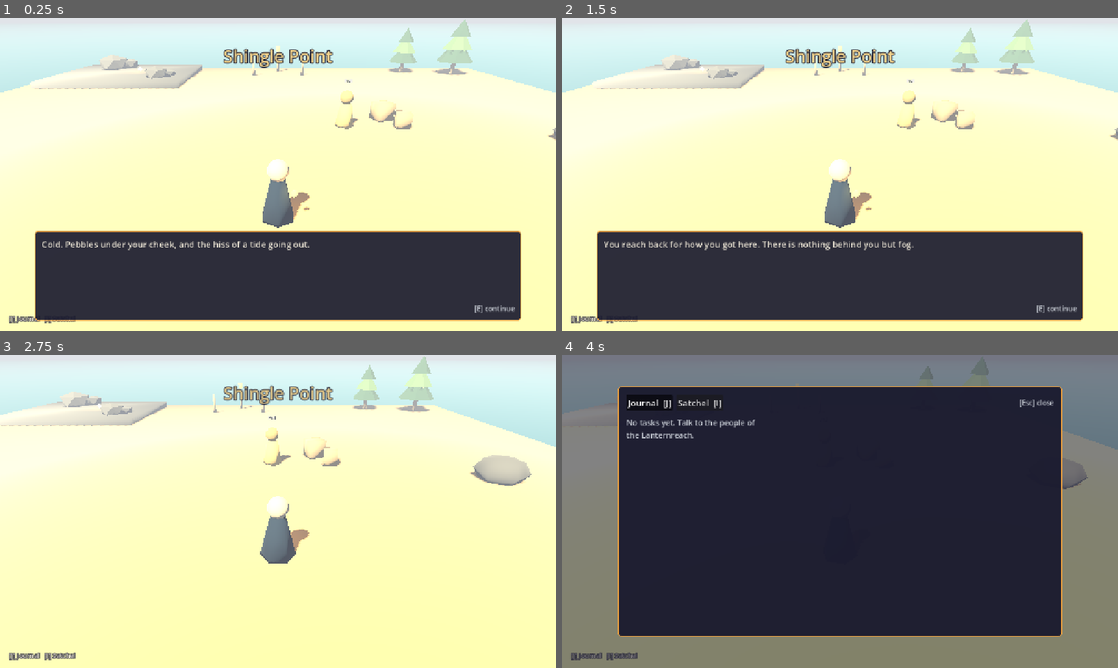
Above: before the commit, frames 1-4 (two rows, left to right).
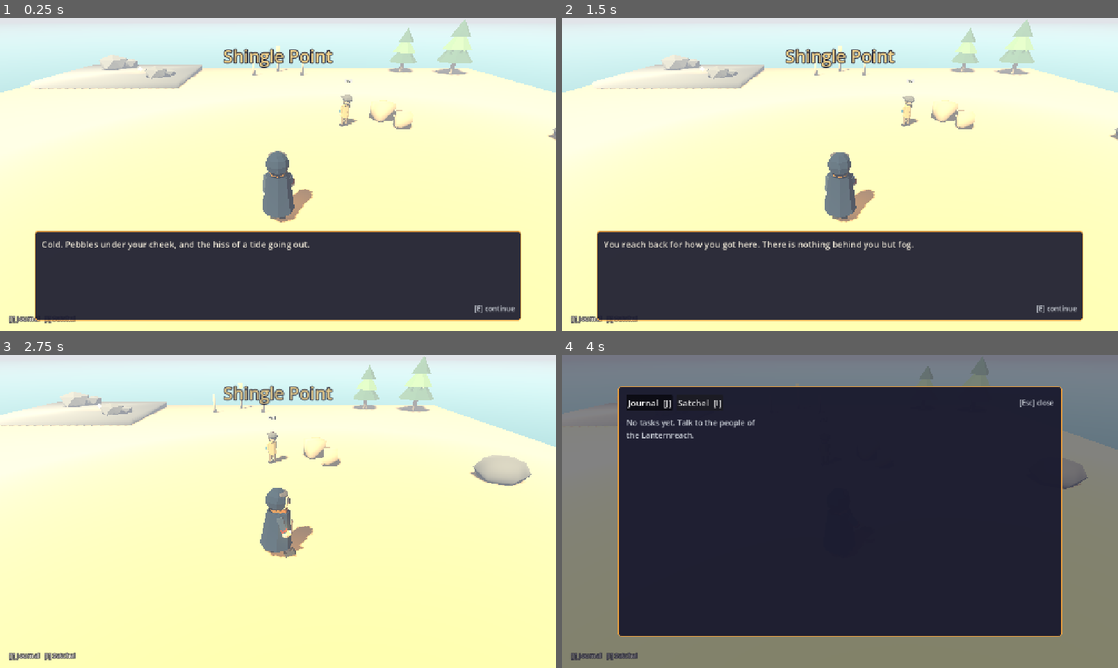
Above: after the commit, the same moments.

Repository: LoganChu/Agent_Game_Playground
Game: Godot game, scene res://scenes/main.tscn
The game is run twice, just before and just after one commit, with the same random seed, the same clock (stepped at 60 frames per second) and the same inputs.
Inputs (mouse positions are in pixels of both pictures, inside the frame that each line leads up to):
- Up to frame 1 (0.25 s): no input
- Up to frame 2 (1.5 s): tap Enter at 0.5 s; move the mouse to (962, 158) at 0.52 s; hold D (move_right) 0.53-1.28 s; tap Q (camera_left) at 0.6 s; click (962, 158) at 0.67 s; tap Space at 1.25 s; move the mouse to (728, 190) at 1.27 s; hold S (move_back) from 1.28 s (still down); tap R (camera_right) at 1.35 s
- Up to frame 3 (2.75 s): tap Enter at 2 s; move the mouse to (333, 442) at 2.02 s; release S (move_back) at 2.03 s; hold D (move_right) from 2.03 s (still down); hold E (interact) from 2.03 s (still down)
- Up to frame 4 (4 s): move the mouse to (812, 574) at 2.77 s; release D (move_right) at 2.78 s; release E (interact) at 2.78 s; hold W (move_forward) 2.78-3.5 s; tap J (journal) at 2.85 s; click (812, 574) at 2.92 s; click "Journal [J]" at 3.5 s

The runs differ from the first frame. In frame 1, 1.1% of the frame differs, in the area x 47-65%, y 23-68%; in frame 2, 1.0%; in frame 3, 1.1%, in the area x 46-57%, y 23-67%; in frame 4, less than 0.1%.

Commit message:
feat: character models on NPCs and player with procedural idle/walk rig
Co-Authored-By: Claude Opus 5.5 <noreply@anthropic.com>
Claude-Session: https://claude.ai/code/session_01Xgtft6Sxrnehmo1GcPUWTo

Diff:
--- a/data/game.json
+++ b/data/game.json
@@ -2,5 +2,6 @@
   "title": "Emberwake",
   "start_region": "shingle_point",
   "start_spawn": "default",
-  "intro_dialogue": "wake_intro"
+  "intro_dialogue": "wake_intro",
+  "player_model": "res://assets/models/characters/wakebearer.glb"
 }
--- a/data/npcs/aldous.json
+++ b/data/npcs/aldous.json
@@ -4,5 +4,6 @@
   "faction": "keepers",
   "color": "silverfog",
   "dialogue": "aldous",
+  "model": "res://assets/models/characters/aldous.glb",
   "bio": "A Keeper of the Spire who fled the Hearthspire on the night of the Snuffing. Kind, evasive, drinks too much. Knows more than he says."
 }
--- a/data/npcs/hesk.json
+++ b/data/npcs/hesk.json
@@ -4,5 +4,7 @@
   "faction": "none",
   "color": "silverfog",
   "dialogue": "hesk",
+  "model": "res://assets/models/characters/hesk.glb",
+  "idle": "mend",
   "bio": "Saltmarrow's oldest netmender. Refused to leave the lofts when the fog came and is now Hushed: she mends the same net over and over, humming, and knows no one."
 }
--- a/data/npcs/mara.json
+++ b/data/npcs/mara.json
@@ -4,5 +4,6 @@
   "faction": "tidewrights",
   "color": "coal",
   "dialogue": "mara",
+  "model": "res://assets/models/characters/mara.glb",
   "bio": "Saltmarrow's harbormaster, fifties. Blunt, practical, keeping the village fed. Her brother Dunstan walked into the fog two weeks ago."
 }
--- a/data/npcs/pell.json
+++ b/data/npcs/pell.json
@@ -4,5 +4,6 @@
   "faction": "none",
   "color": "kindle",
   "dialogue": "pell",
+  "model": "res://assets/models/characters/pell.glb",
   "bio": "Orphaned net-mender, about twelve. Fast-talking, knows every plank of Saltmarrow. Collects the 'lost things' the fog spits out onto Shingle Point."
 }
--- a/data/npcs/tam.json
+++ b/data/npcs/tam.json
@@ -4,5 +4,6 @@
   "faction": "tidewrights",
   "color": "tide",
   "dialogue": "tam",
+  "model": "res://assets/models/characters/tam.glb",
   "bio": "Young Tidewright net-hand posted at the boardwalk gate to the greyed net-lofts on Mara's orders. Earnest, scared of the fog, proud of the job."
 }
--- a/scripts/core/content_validator.gd
+++ b/scripts/core/content_validator.gd
@@ -84,6 +84,8 @@
 		_err(where, "start_spawn '%s' not in region '%s'" % [spawn, start_region])
 	if db.game.has("intro_dialogue"):
 		_ref_dialogue(where, str(db.game["intro_dialogue"]))
+	if db.game.has("player_model"):
+		_ref_character_model(where, str(db.game["player_model"]))
 
 
 func _validate_flags() -> void:
@@ -115,6 +117,19 @@
 		_ref_dialogue(where, str(npc["dialogue"]))
 	if npc.has("color") and not _valid_color(str(npc["color"])):
 		_err(where, "invalid color '%s' (palette name or #hex)" % npc["color"])
+	if npc.has("model"):
+		_ref_character_model(where, str(npc["model"]))
+	if npc.has("idle") and str(npc["idle"]) not in CharacterRig.STYLES:
+		_err(where, "idle must be one of %s" % [CharacterRig.STYLES])
+
+
+## A character model must exist and be a scene (the rig tolerates missing parts, so the part
+## layout is checked by tests/test_characters.gd instead).
+func _ref_character_model(where: String, path: String) -> void:
+	if path.is_empty() or not ResourceLoader.exists(path):
+		_err(where, "character model '%s' does not exist" % path)
+	elif not path.ends_with(".glb") and not path.ends_with(".tscn"):
+		_err(where, "character model '%s' must be a .glb or .tscn scene" % path)
 
 
 func _validate_quest(id: String, quest: Dictionary) -> void:
--- a/scripts/debug/smoke_test.gd
+++ b/scripts/debug/smoke_test.gd
@@ -22,6 +22,8 @@
 	var main := get_parent()
 	var ui: DialogueUI = main.get("dialogue_ui")
 	_check(ui.is_open(), "intro dialogue plays on new game")
+	var player := get_tree().get_first_node_in_group(SaveSystem.PLAYER_GROUP)
+	_check(player != null and player.find_child("CharacterRig", true, false) != null, "player shows the Wakebearer model")
 	_finish_dialogue(ui, "intro")
 	await _check_gates(main, false)
 	# Two passes over every region so quests started on pass 1 can be finished on pass 2.
@@ -36,6 +38,8 @@
 				var npc := node as NpcActor
 				if npc.is_queued_for_deletion():
 					continue
+				if pass_index == 0 and npc.npc_data.has("model"):
+					_check(npc.find_child("CharacterRig", true, false) != null, "npc %s shows its rigged model" % npc.npc_id)
 				npc.interact()
 				_check(ui.is_open(), "dialogue opens for " + npc.npc_id)
 				_finish_dialogue(ui, npc.npc_id)
--- a/scripts/player/player.gd
+++ b/scripts/player/player.gd
@@ -11,6 +11,8 @@
 const CAMERA_TURN_SPEED := 2.2
 const MOUSE_SENSITIVITY := 0.005
 const GRAVITY := 20.0
+## Where the ember sits in the Wakebearer model's right hand (model space, rest pose).
+const EMBER_HAND := Vector3(-0.3, 0.85, 0.3)
 
 var focus: Interactable = null
 
@@ -19,6 +21,7 @@
 var _camera: Camera3D
 var _visual: Node3D
 var _sensor: Area3D
+var _rig: CharacterRig
 
 
 func _ready() -> void:
@@ -46,6 +49,8 @@
 	if not is_on_floor():
 		velocity.y -= GRAVITY * delta
 	move_and_slide()
+	if _rig:
+		_rig.move_speed = Vector2(velocity.x, velocity.z).length()
 	if direction.length_squared() > 0.01:
 		var yaw := atan2(direction.x, direction.z)
 		_visual.rotation.y = lerp_angle(_visual.rotation.y, yaw, TURN_SPEED * delta)
@@ -105,27 +110,36 @@
 	add_child(shape)
 	_visual = Node3D.new()
 	_visual.name = "Visual"
+	_visual.rotation.y = PI  # models face +Z; start facing away from the camera
 	add_child(_visual)
-	# Cloak, head and the ember in the right hand — the warmest thing on screen.
-	_visual.add_child(PropFactory.mesh_instance(PropFactory.cylinder(0.18, 0.45, 1.1, 6), PropFactory.color("abyss"), Vector3(0, 0.55, 0)))
-	var head := SphereMesh.new()
-	head.radius = 0.27
-	head.height = 0.54
-	head.radial_segments = 8
-	head.rings = 4
-	_visual.add_child(PropFactory.mesh_instance(head, PropFactory.color("bone"), Vector3(0, 1.3, 0)))
-	var ember := SphereMesh.new()
-	ember.radius = 0.09
-	ember.height = 0.18
-	ember.radial_segments = 6
-	ember.rings = 3
-	_visual.add_child(PropFactory.mesh_instance(ember, PropFactory.color("ember"), Vector3(0.38, 0.8, 0.2), true))
+	# Blender-made Wakebearer (game.json `player_model`); primitive cloak/head/ember fallback.
+	var ember_pos := Vector3(0.38, 0.9, 0.2)
+	var model := CharacterRig.instantiate(str(Content.db.game.get("player_model", "")))
+	if model:
+		model.name = "Model"
+		_visual.add_child(model)
+		_rig = model.get_node("CharacterRig") as CharacterRig
+		ember_pos = EMBER_HAND
+	else:
+		_visual.add_child(PropFactory.mesh_instance(PropFactory.cylinder(0.18, 0.45, 1.1, 6), PropFactory.color("abyss"), Vector3(0, 0.55, 0)))
+		var head := SphereMesh.new()
+		head.radius = 0.27
+		head.height = 0.54
+		head.radial_segments = 8
+		head.rings = 4
+		_visual.add_child(PropFactory.mesh_instance(head, PropFactory.color("bone"), Vector3(0, 1.3, 0)))
+		var ember := SphereMesh.new()
+		ember.radius = 0.09
+		ember.height = 0.18
+		ember.radial_segments = 6
+		ember.rings = 3
+		_visual.add_child(PropFactory.mesh_instance(ember, PropFactory.color("ember"), Vector3(0.38, 0.8, 0.2), true))
 	var light := OmniLight3D.new()
 	light.name = "EmberLight"
 	light.light_color = PropFactory.color("ember")
 	light.light_energy = 0.4
 	light.omni_range = 3.5
-	light.position = Vector3(0.38, 0.9, 0.2)
+	light.position = ember_pos
 	_visual.add_child(light)
 
 
--- /dev/null
+++ b/scripts/world/character_rig.gd
@@ -0,0 +1,90 @@
+class_name CharacterRig
+extends Node
+## Procedural idle/walk motion for a Blender-made character (tools/blender/build_characters.py).
+## The model is a node hierarchy — Rig > LegL, LegR, Torso > Head, ArmL, ArmR — and this
+## node, added as a child of the model, offsets those parts from their rest pose each frame:
+## breathing and a slow sway always, hands working in the "mend" style, and a leg/arm swing
+## while `move_speed` is above zero. No skeletons or animation tracks to maintain.
+
+const PARTS: Array[String] = ["LegL", "LegR", "Torso", "Head", "ArmL", "ArmR"]
+const STYLES: Array[String] = ["breathe", "mend"]
+
+## "breathe" (default) or "mend" (seated hands working over a net).
+var style := "breathe"
+## Horizontal speed in m/s; drives the walk swing (0 = standing).
+var move_speed := 0.0
+
+var _parts: Dictionary = {}   # part name -> Node3D
+var _rest: Dictionary = {}    # part name -> Transform3D
+var _time := 0.0
+var _walk_phase := 0.0
+var _walk_blend := 0.0
+
+
+## Loads a character model scene and returns an instance with a rig attached, or null if
+## the path is empty or does not load (callers fall back to primitive bodies).
+static func instantiate(path: String, idle_style: String = "breathe") -> Node3D:
+	if path.is_empty() or not ResourceLoader.exists(path):
+		return null
+	var scene := load(path) as PackedScene
+	if scene == null:
+		return null
+	var model := scene.instantiate() as Node3D
+	var rig := CharacterRig.new()
+	rig.name = "CharacterRig"
+	rig.style = idle_style if idle_style in STYLES else "breathe"
+	model.add_child(rig)
+	return model
+
+
+## Every rig part found in `model` (for tests: a model missing parts still loads, it just
+## animates less).
+static func find_parts(model: Node) -> Dictionary:
+	var found := {}
+	for part in PARTS:
+		var node := model.find_child(part, true, false) as Node3D
+		if node:
+			found[part] = node
+	return found
+
+
+func _ready() -> void:
+	_parts = find_parts(get_parent())
+	for part: String in _parts:
+		_rest[part] = (_parts[part] as Node3D).transform
+	# Desynchronise characters standing side by side.
+	_time = float(get_instance_id() % 1000) * 0.01
+
+
+func _process(delta: float) -> void:
+	_time += delta
+	_walk_blend = move_toward(_walk_blend, 1.0 if move_speed > 0.3 else 0.0, delta * 5.0)
+	_walk_phase += delta * clampf(move_speed, 0.0, 6.0) * 2.2
+	pose(_time, _walk_phase, _walk_blend)
+
+
+## Applies the pose for time `t` (public so tests can drive it deterministically).
+func pose(t: float, walk_phase: float = 0.0, walk: float = 0.0) -> void:
+	var breath := sin(t * 1.7)
+	var swing := sin(walk_phase) * walk
+	_offset("Torso", Vector3(0, abs(swing) * 0.03, 0),
+		Vector3(0.02 * breath * (1.0 - walk) + 0.06 * walk, 0.05 * swing, 0.015 * sin(t * 0.6)),
+		Vector3(1.0 + 0.012 * breath, 1.0 + 0.02 * breath, 1.0 + 0.012 * breath))
+	_offset("Head", Vector3.ZERO, Vector3(-0.015 * breath, 0.04 * sin(t * 0.37), 0.0))
+	_offset("LegL", Vector3.ZERO, Vector3(0.55 * swing, 0, 0))
+	_offset("LegR", Vector3.ZERO, Vector3(-0.55 * swing, 0, 0))
+	if style == "mend":
+		# Small alternating pulls of the needle through the mesh.
+		_offset("ArmL", Vector3.ZERO, Vector3(0.12 * sin(t * 3.1), 0.08 * sin(t * 1.55), 0))
+		_offset("ArmR", Vector3.ZERO, Vector3(0.12 * sin(t * 3.1 + PI), -0.08 * sin(t * 1.55 + 0.8), 0))
+	else:
+		_offset("ArmL", Vector3.ZERO, Vector3(-0.45 * swing + 0.02 * breath, 0, 0.03 * breath))
+		_offset("ArmR", Vector3.ZERO, Vector3(0.45 * swing + 0.02 * breath, 0, -0.03 * breath))
+
+
+func _offset(part: String, move: Vector3, euler: Vector3, scale: Vector3 = Vector3.ONE) -> void:
+	var node: Node3D = _parts.get(part)
+	if node == null:
+		return
+	var rest: Transform3D = _rest[part]
+	node.transform = Transform3D(rest.basis * Basis.from_euler(euler).scaled(scale), rest.origin + move)
--- a/scripts/world/npc_actor.gd
+++ b/scripts/world/npc_actor.gd
@@ -1,7 +1,8 @@
 class_name NpcActor
 extends Interactable
-## An NPC placed in a region. Visuals are a stylized low-poly figure tinted by the NPC's
-## signature color; talking starts the NPC's dialogue.
+## An NPC placed in a region. Visuals are the NPC's Blender-made character model (`model`,
+## animated by a CharacterRig in its `idle` style), or a primitive figure tinted by the NPC's
+## signature color when it has none; talking starts the NPC's dialogue.
 
 var npc_id := ""
 var npc_data: Dictionary = {}
@@ -35,13 +36,18 @@
 	shape.shape = capsule
 	shape.position = Vector3(0, 0.85, 0)
 	body.add_child(shape)
-	body.add_child(PropFactory.mesh_instance(PropFactory.cylinder(0.25, 0.42, 1.0, 6), tint, Vector3(0, 0.5, 0)))
-	var head := SphereMesh.new()
-	head.radius = 0.3
-	head.height = 0.6
-	head.radial_segments = 8
-	head.rings = 4
-	body.add_child(PropFactory.mesh_instance(head, PropFactory.color("kindle").darkened(0.15), Vector3(0, 1.3, 0)))
+	var model := CharacterRig.instantiate(str(npc_data.get("model", "")), str(npc_data.get("idle", "breathe")))
+	if model:
+		model.name = "Model"
+		body.add_child(model)
+	else:
+		body.add_child(PropFactory.mesh_instance(PropFactory.cylinder(0.25, 0.42, 1.0, 6), tint, Vector3(0, 0.5, 0)))
+		var head := SphereMesh.new()
+		head.radius = 0.3
+		head.height = 0.6
+		head.radial_segments = 8
+		head.rings = 4
+		body.add_child(PropFactory.mesh_instance(head, PropFactory.color("kindle").darkened(0.15), Vector3(0, 1.3, 0)))
 	add_child(body)
 	var label := Label3D.new()
 	label.text = str(npc_data.get("name", npc_id))
--- /dev/null
+++ b/tests/test_characters.gd
@@ -0,0 +1,64 @@
+extends TestCase
+## Character models (tools/blender/build_characters.py) follow the rig contract that
+## CharacterRig animates, and the rig moves them without breaking their rest pose.
+
+
+func _model_paths() -> Array[String]:
+	var db := load_content()
+	var paths: Array[String] = [str(db.game.get("player_model", ""))]
+	for id: String in db.npcs:
+		paths.append(str(db.npcs[id].get("model", "")))
+	return paths
+
+
+func test_every_character_model_has_the_rig_parts() -> void:
+	for path in _model_paths():
+		assert_false(path.is_empty(), "every NPC and the player should have a model")
+		var model := CharacterRig.instantiate(path)
+		assert_true(model != null, "%s should load" % path)
+		if model == null:
+			continue
+		var parts := CharacterRig.find_parts(model)
+		for part in CharacterRig.PARTS:
+			assert_true(parts.has(part), "%s is missing rig part %s" % [path, part])
+		# Arms and head must hang off the torso so breathing carries them.
+		for part: String in ["Head", "ArmL", "ArmR"]:
+			if parts.has(part):
+				assert_eq((parts[part] as Node).get_parent().name, &"Torso", "%s %s parent" % [path, part])
+		model.free()
+
+
+func test_rig_poses_around_rest_and_returns() -> void:
+	var model := CharacterRig.instantiate(str(load_content().game["player_model"]))
+	var rig := model.get_node("CharacterRig") as CharacterRig
+	rig._ready()
+	var torso := model.find_child("Torso", true, false) as Node3D
+	var leg := model.find_child("LegL", true, false) as Node3D
+	var rest_torso := torso.transform
+	var rest_leg := leg.transform
+	rig.pose(0.0)
+	assert_true(torso.transform.is_equal_approx(rest_torso), "t=0 standing pose should be the rest pose")
+	rig.pose(0.9)
+	assert_false(torso.transform.is_equal_approx(rest_torso), "breathing should move the torso")
+	assert_true(leg.transform.is_equal_approx(rest_leg), "standing legs should not swing")
+	rig.pose(0.0, PI / 2, 1.0)
+	assert_false(leg.transform.is_equal_approx(rest_leg), "walking should swing the legs")
+	assert_true(torso.transform.origin.distance_to(rest_torso.origin) < 0.05, "walk bob should stay small")
+	model.free()
+
+
+func test_missing_model_falls_back() -> void:
+	assert_true(CharacterRig.instantiate("") == null, "empty path -> fallback")
+	assert_true(CharacterRig.instantiate("res://assets/models/characters/nobody.glb") == null, "missing -> fallback")
+
+
+func test_validator_checks_character_models() -> void:
+	var db := load_content()
+	db.npcs["mara"]["model"] = "res://assets/models/characters/nobody.glb"
+	db.npcs["hesk"]["idle"] = "juggle"
+	db.game["player_model"] = "res://data/game.json"
+	var validator := ContentValidator.new(db)
+	assert_false(validator.validate(), "validator should fail")
+	var report := validator.report()
+	for needle: String in ["nobody.glb' does not exist", "idle must be one of", "must be a .glb or .tscn"]:
+		assert_true(report.contains(needle), "report should mention '%s'" % needle)
Not shown, added: scripts/world/character_rig.gd.uid
Not shown, added: tests/test_characters.gd.uid
